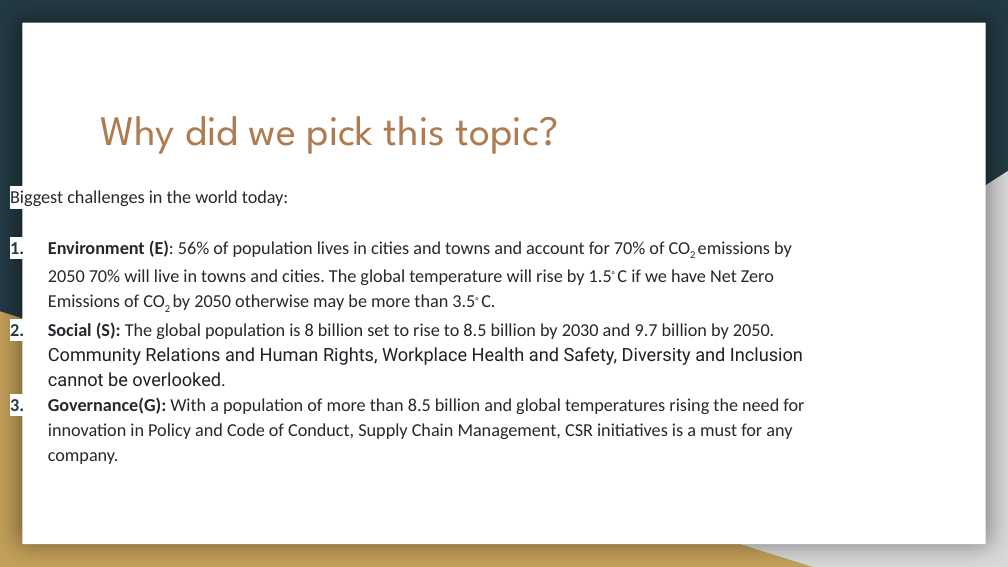
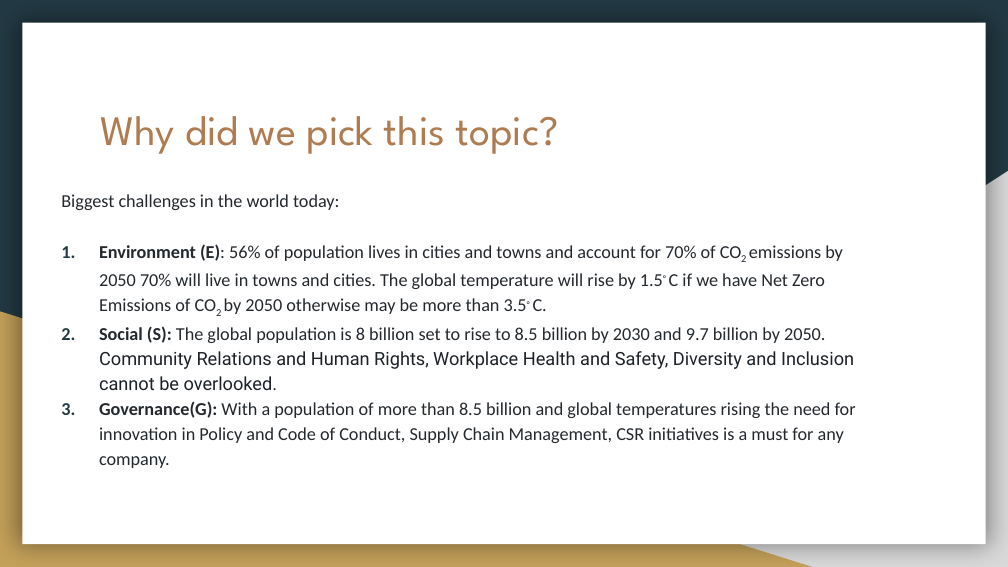
Before and after one commit to sucharita1/ESG_investing_analysis, a slide deck: slide 3 of ESG_Slides.pptx. Drawn at 1008x567 pixels with LibreOffice and Linux fonts; fonts in the diff are those of the drawing. Boxes give left, top, right and bottom in pixels: in the first picture for what was removed or moved away, otherwise in the second. Text is boxed around its words. In the diff, an @@ line names an element or a change of style, - is before the commit and + after.

Commit message:
Corrected alignment for ESG_Slides, slide no. 3

```diff
--- a/ESG_Slides.pptx
+++ b/ESG_Slides.pptx
@@ text "Biggest challenges in the world ...": place and size @@
-text "Biggest challenges in the world ..." at box(10, 190, 804, 464)
+text "Biggest challenges in the world ..." at box(61, 194, 856, 468)
```
